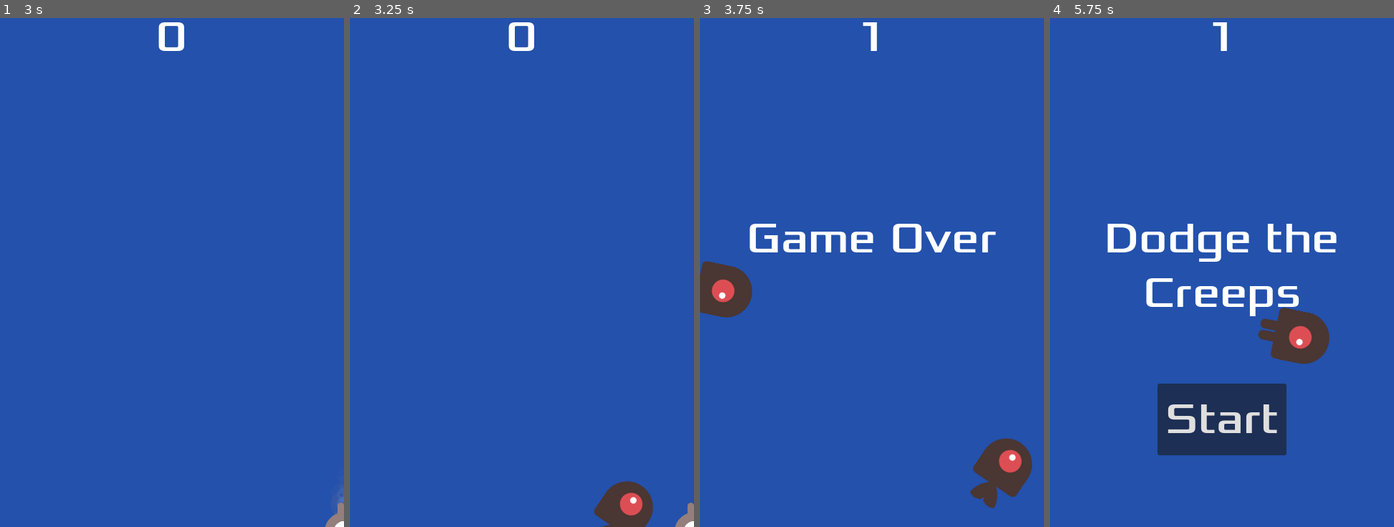
Above: before the commit, frames 1-4 (left to right).
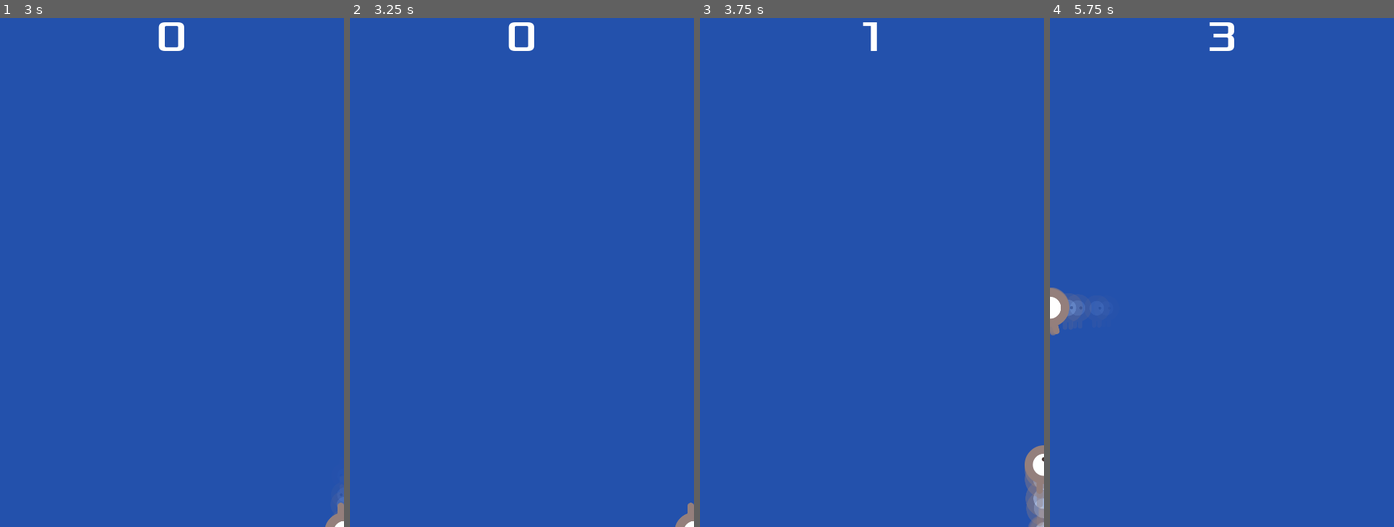
Above: after the commit, the same moments.

Repository: ccrawford4/practice-godot-game
Game: Godot game, scene res://main.tscn
Same seed, same stepped clock (60 frames per second), same inputs: the game is played once before the commit and once after it.
Inputs:
- Up to frame 1 (3 s): click "Start" at 0.5 s; tap Enter at 1.25 s; hold D (move_right) 1.28-2.03 s; hold S (move_down) 2.03-2.78 s; hold D (move_right) from 2.78 s (still down)
- Up to frame 2 (3.25 s): keep holding D (move_right)
- Up to frame 3 (3.75 s): release D (move_right) at 3.53 s; hold W (move_up) from 3.53 s (still down)
- Up to frame 4 (5.75 s): release W (move_up) at 4.28 s; hold A (move_left) from 4.28 s (still down)

Frame 1 is identical in both runs. In frame 2, 1.2% of the frame differs, in the area x 70-89%, y 90-100%; in frame 3, 5.2%; in frame 4, 10%, in the area x 0-84%, y 0-86%.
Error after the commit: Attempt to call function 'connect' in base 'null instance' on a null instance. (res://mob.gd:13)

Commit message:
fixed leaking items in tests

Diff:
--- a/project/mob.gd
+++ b/project/mob.gd
@@ -5,6 +5,9 @@
 	var mob_types = Array($AnimatedSprite2D.sprite_frames.get_animation_names())
 	$AnimatedSprite2D.animation = mob_types.pick_random()
 
-
 func _on_VisibilityNotifier2D_screen_exited():
 	queue_free()
+
+func _init():
+	var Utils = load("res://Utils.gd")
+	Utils.connect("freeing_orphans", _on_VisibilityNotifier2D_screen_exited())
--- a/project/player.gd
+++ b/project/player.gd
@@ -8,7 +8,6 @@
 func _ready():
 	screen_size = get_viewport_rect().size
 	hide()
-
 
 func _process(delta):
 	var velocity = Vector2.ZERO # The player's movement vector.
@@ -40,7 +39,6 @@
 		@warning_ignore("incompatible_ternary")
 		rotation = PI if velocity.y > 0 else 0
 
-
 func start(pos):
 	position = pos
 	rotation = 0
--- a/project/test/unit/test_Player.gd
+++ b/project/test/unit/test_Player.gd
@@ -3,8 +3,8 @@
 var Player = load("res://player.gd")
 
 func test_start():
-	var player = Player.new() # Create the player
-	var collisionShape = CollisionShape2D.new() # Create the collision shape
+	var player = autofree(Player.new()) # Create the player
+	var collisionShape = autofree(CollisionShape2D.new()) # Create the collision shape
 	collisionShape.name = "CollisionShape2D"
 	player.add_child(collisionShape) # Ensure player has this child
 
@@ -18,7 +18,7 @@
 	assert_false(collisionShape.disabled)
 
 func test_return_apples():
-	var player = Player.new()
+	var player = autofree(Player.new())
 	var result = player.return_apples();
 
 	assert_eq(result, "Apples")
